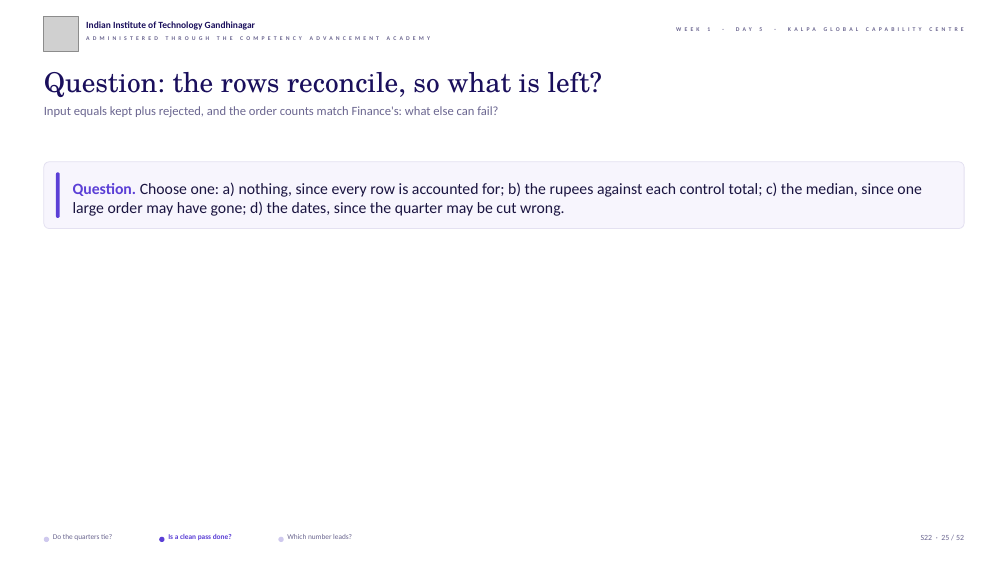
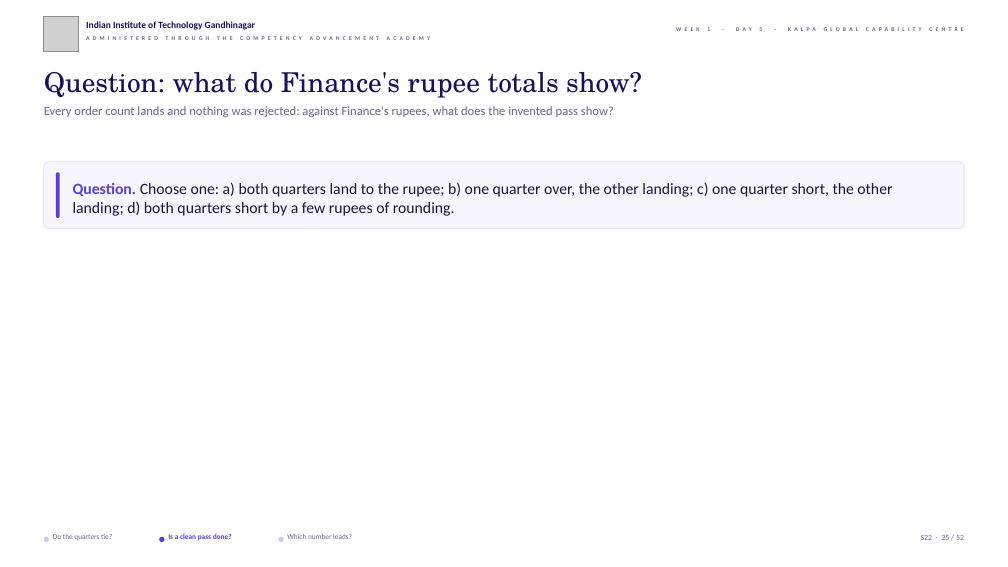
Before and after one commit to fde-academy-lab/c2-content-factory, a slide deck: slide 25 of content/W01/D5/slides/C2_W01_D05_debrief_STUDENT.pptx. Drawn at 1008x567 pixels with LibreOffice and Linux fonts; fonts in the diff are those of the drawing; grey boxes stand for pictures; background and template pictures are left out. Boxes give left, top, right and bottom in pixels: in the first picture for what was removed or moved away, otherwise in the second. Text is boxed around its words. In the diff, an @@ line names an element or a change of style, - is before the commit and + after.

```diff
--- a/content/W01/D5/slides/C2_W01_D05_debrief_STUDENT.pptx
+++ b/content/W01/D5/slides/C2_W01_D05_debrief_STUDENT.pptx
@@ text at (44,72,642,98): text changed @@
-Question: the rows reconcile, so what is left?
+Question: what do Finance's rupee totals show?
@@ text at (44,106,614,117): text changed @@
-Input equals kept plus rejected, and the order counts match Finance's: what else can fail?
+Every order count lands and nothing was rejected: against Finance's rupees, what does the invented pass show?
@@ text at (73,182,892,216): text changed @@
-Question. Choose one: a) nothing, since every row is accounted for; b) the rupees against each control total; c) the median, since one large order may have gone; d) the dates, since the quarter may be cut wrong.
+Question. Choose one: a) both quarters land to the rupee; b) one quarter over, the other landing; c) one quarter short, the other landing; d) both quarters short by a few rupees of rounding.
```
Also in this commit, not shown: 25 other slides changed, 17 other files.
